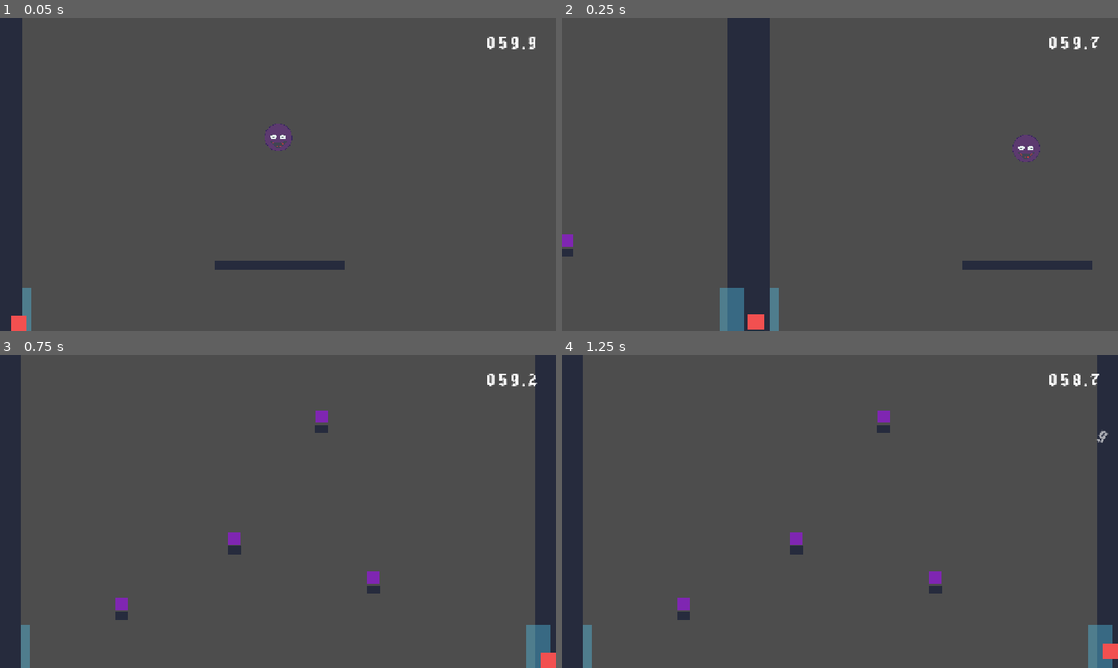
Above: before the commit, frames 1-4 (two rows, left to right).
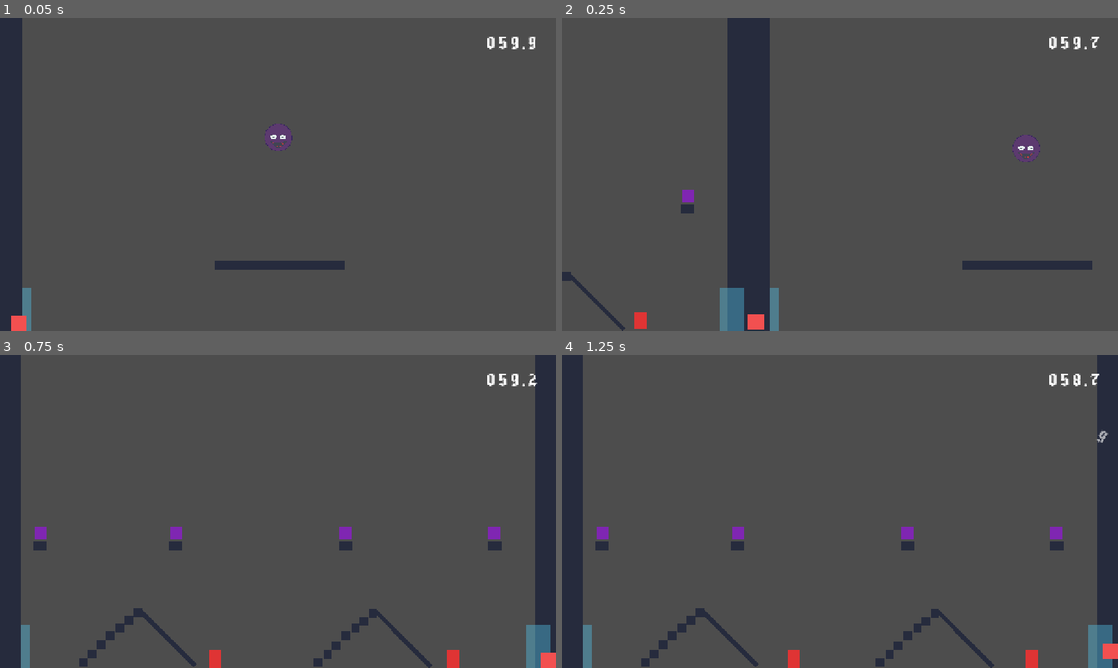
Above: after the commit, the same moments.

Repository: PACarniglia/count-hawk-down
Game: Godot game, scene res://scenes/world/WorldBossTest.tscn
Same seed, same stepped clock (60 frames per second), same inputs: the game is played once before the commit and once after it. This scene is started directly instead of the project's main scene. The engine's default icon, where the game draws it, is replaced by a stand-in: a white triangle on a blue panel in a dark square. Sound files missing from this copy of the repository are replaced by a short silence.
Inputs (mouse positions are in pixels of both pictures, inside the frame that each line leads up to):
- Up to frame 1 (0.05 s): no input
- Up to frame 2 (0.25 s): no input
- Up to frame 3 (0.75 s): tap Enter at 0.5 s; move the mouse to (400, 495) at 0.52 s; hold D (move_right) from 0.53 s (still down); click (400, 495) at 0.6 s
- Up to frame 4 (1.25 s): keep holding D (move_right); tap W (move_jump) at 0.77 s

Frame 1 is identical in both runs. In frame 2, 0.6% of the frame differs, in the area x 0-24%, y 54-100%; in frame 3, 2.5%, in the area x 6-91%, y 17-100%; in frame 4, 2.5%.

Commit message:
Add enemies and reposition platforms in room
Update scenes/Rooms/06_reign_of_fire.tscn: add a PackedScene ext_resource for enemy and place two Enemy instances (reign_of_fire_enemy_01/02). Reposition existing platforms and turrets to new coordinates, and add multiple small platform instances plus two larger rotated platforms for new level geometry. These changes adjust encounter layout and platforming in the Reign of Fire room.

Diff:
--- a/scenes/Rooms/06_reign_of_fire.tscn
+++ b/scenes/Rooms/06_reign_of_fire.tscn
@@ -2,6 +2,7 @@
 
 [ext_resource type="Script" uid="uid://lwkwjbnto4et" path="res://scenes/world/Room.gd" id="1_room"]
 [ext_resource type="PackedScene" path="res://scenes/prefabs/enemy/turret.tscn" id="2_turret"]
+[ext_resource type="PackedScene" path="res://scenes/prefabs/enemy/enemy.tscn" id="3_enemy"]
 [ext_resource type="PackedScene" path="res://scenes/prefabs/platform/platform.tscn" id="3_platform"]
 [ext_resource type="PackedScene" path="res://scenes/prefabs/doors/Door.tscn" id="4_door"]
 
@@ -51,37 +52,127 @@
 target_entry_id = "EntryPointLeft"
 
 [node name="Platform1" parent="." unique_id=1274160786 instance=ExtResource("3_platform")]
-position = Vector2(-360, 250)
+position = Vector2(-547, 89)
 platform_size = Vector2(30, 20)
 platform_color = Color(0.14902, 0.172549, 0.239216, 1)
 
 [node name="Platform2" parent="." unique_id=586581697 instance=ExtResource("3_platform")]
-position = Vector2(220, 190)
+position = Vector2(499, 89)
 platform_size = Vector2(30, 20)
 platform_color = Color(0.14902, 0.172549, 0.239216, 1)
 
 [node name="Platform3" parent="." unique_id=850761746 instance=ExtResource("3_platform")]
-position = Vector2(-100, 100)
+position = Vector2(-235, 89)
 platform_size = Vector2(30, 20)
 platform_color = Color(0.14902, 0.172549, 0.239216, 1)
 
 [node name="Platform6" parent="." unique_id=888139063 instance=ExtResource("3_platform")]
-position = Vector2(100, -180)
+position = Vector2(156, 89)
 platform_size = Vector2(30, 20)
 platform_color = Color(0.14902, 0.172549, 0.239216, 1)
 
 [node name="Turret1" parent="." unique_id=311341159 instance=ExtResource("2_turret")]
-position = Vector2(-360, 222)
+position = Vector2(-547, 61)
 state_id = "reign_of_fire_turret_01"
 
 [node name="Turret2" parent="." unique_id=1389059558 instance=ExtResource("2_turret")]
-position = Vector2(220, 162)
+position = Vector2(499, 61)
 state_id = "reign_of_fire_turret_02"
 
 [node name="Turret3" parent="." unique_id=1314592032 instance=ExtResource("2_turret")]
-position = Vector2(-100, 72)
+position = Vector2(-235, 61)
 state_id = "reign_of_fire_turret_03"
 
 [node name="Turret4" parent="." unique_id=320134212 instance=ExtResource("2_turret")]
-position = Vector2(100, -208)
+position = Vector2(156, 61)
 state_id = "reign_of_fire_turret_04"
+
+[node name="Enemy1" parent="." unique_id=989384692 instance=ExtResource("3_enemy")]
+position = Vector2(-159, 350)
+state_id = "reign_of_fire_enemy_01"
+
+[node name="Enemy2" parent="." unique_id=1003426102 instance=ExtResource("3_enemy")]
+position = Vector2(389, 348)
+state_id = "reign_of_fire_enemy_02"
+
+[node name="Platform" parent="." unique_id=1126775079 instance=ExtResource("3_platform")]
+position = Vector2(-449, 357)
+platform_size = Vector2(20, 20)
+platform_color = Color(0.14902, 0.172549, 0.239216, 1)
+
+[node name="Platform4" parent="." unique_id=1988773646 instance=ExtResource("3_platform")]
+position = Vector2(-323, 243)
+platform_size = Vector2(20, 20)
+platform_color = Color(0.14902, 0.172549, 0.239216, 1)
+
+[node name="Platform5" parent="." unique_id=1766995621 instance=ExtResource("3_platform")]
+position = Vector2(-344, 261)
+platform_size = Vector2(20, 20)
+platform_color = Color(0.14902, 0.172549, 0.239216, 1)
+
+[node name="Platform7" parent="." unique_id=1866437323 instance=ExtResource("3_platform")]
+position = Vector2(-364, 278)
+platform_size = Vector2(20, 20)
+platform_color = Color(0.14902, 0.172549, 0.239216, 1)
+
+[node name="Platform8" parent="." unique_id=2034817499 instance=ExtResource("3_platform")]
+position = Vector2(-386, 295)
+platform_size = Vector2(20, 20)
+platform_color = Color(0.14902, 0.172549, 0.239216, 1)
+
+[node name="Platform9" parent="." unique_id=841746702 instance=ExtResource("3_platform")]
+position = Vector2(-408, 317)
+platform_size = Vector2(20, 20)
+platform_color = Color(0.14902, 0.172549, 0.239216, 1)
+
+[node name="Platform10" parent="." unique_id=511676354 instance=ExtResource("3_platform")]
+position = Vector2(-428, 338)
+platform_size = Vector2(20, 20)
+platform_color = Color(0.14902, 0.172549, 0.239216, 1)
+
+[node name="Platform11" parent="." unique_id=1736706205 instance=ExtResource("3_platform")]
+position = Vector2(-253.99998, 302)
+rotation = 0.7853982
+platform_size = Vector2(180, 10)
+platform_color = Color(0.14902, 0.172549, 0.239216, 1)
+
+[node name="Platform12" parent="." unique_id=1266874266 instance=ExtResource("3_platform")]
+position = Vector2(93, 358)
+platform_size = Vector2(20, 20)
+platform_color = Color(0.14902, 0.172549, 0.239216, 1)
+
+[node name="Platform13" parent="." unique_id=399339394 instance=ExtResource("3_platform")]
+position = Vector2(219, 244)
+platform_size = Vector2(20, 20)
+platform_color = Color(0.14902, 0.172549, 0.239216, 1)
+
+[node name="Platform14" parent="." unique_id=414360740 instance=ExtResource("3_platform")]
+position = Vector2(198, 262)
+platform_size = Vector2(20, 20)
+platform_color = Color(0.14902, 0.172549, 0.239216, 1)
+
+[node name="Platform15" parent="." unique_id=2045914556 instance=ExtResource("3_platform")]
+position = Vector2(178, 279)
+platform_size = Vector2(20, 20)
+platform_color = Color(0.14902, 0.172549, 0.239216, 1)
+
+[node name="Platform16" parent="." unique_id=71174228 instance=ExtResource("3_platform")]
+position = Vector2(156, 296)
+platform_size = Vector2(20, 20)
+platform_color = Color(0.14902, 0.172549, 0.239216, 1)
+
+[node name="Platform17" parent="." unique_id=103136866 instance=ExtResource("3_platform")]
+position = Vector2(134, 318)
+platform_size = Vector2(20, 20)
+platform_color = Color(0.14902, 0.172549, 0.239216, 1)
+
+[node name="Platform18" parent="." unique_id=57122529 instance=ExtResource("3_platform")]
+position = Vector2(114, 339)
+platform_size = Vector2(20, 20)
+platform_color = Color(0.14902, 0.172549, 0.239216, 1)
+
+[node name="Platform19" parent="." unique_id=437990432 instance=ExtResource("3_platform")]
+position = Vector2(288, 303)
+rotation = 0.7853982
+platform_size = Vector2(180, 10)
+platform_color = Color(0.14902, 0.172549, 0.239216, 1)
